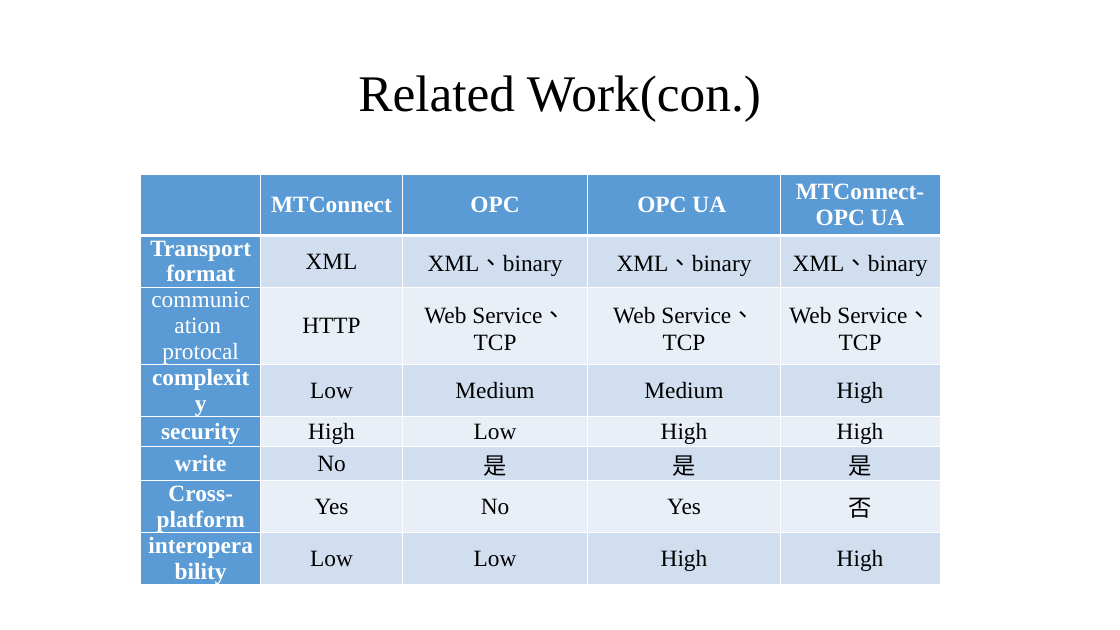
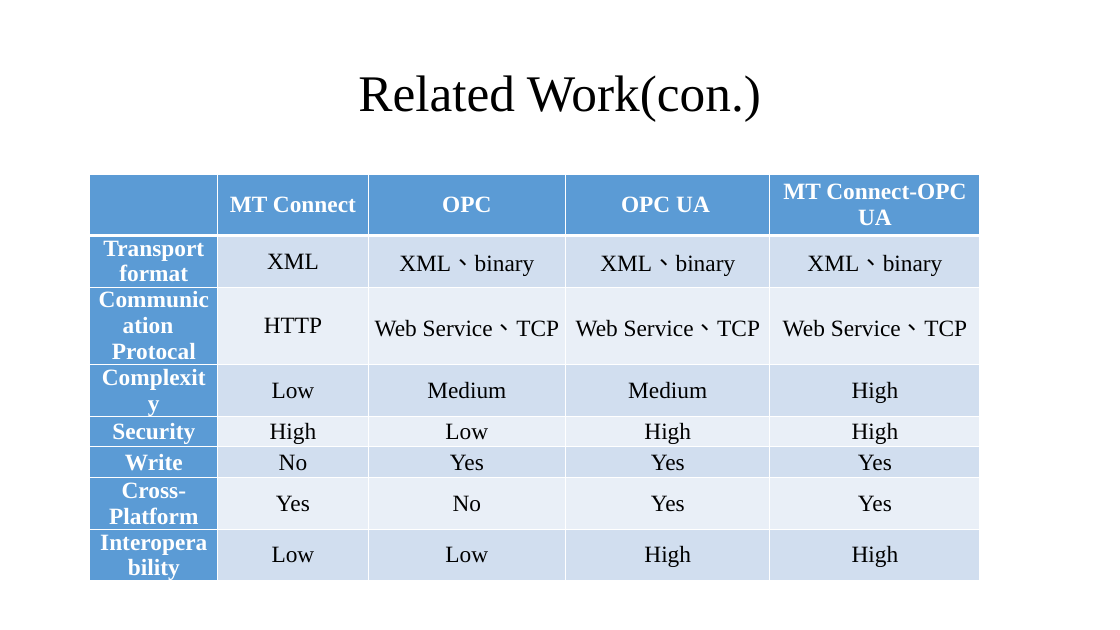
Before and after one commit to hrne/teach_java, a slide deck: slide 6 of 期末報告_英文.pptx. Drawn at 1120x630 pixels with LibreOffice and Linux fonts; fonts in the diff are those of the drawing. Boxes give left, top, right and bottom in pixels: in the first picture for what was removed or moved away, otherwise in the second. Text is boxed around its words. In the diff, an @@ line names an element or a change of style, - is before the commit and + after.

```diff
--- a/期末報告_英文.pptx
+++ b/期末報告_英文.pptx
@@ table at <box>90,175,980,579</box> @@
-row 1, column 2: MTConnect
+row 1, column 2: MT Connect
-row 1, column 5: MTConnect-OPC UA
+row 1, column 5: MT Connect-OPC UA
-row 3, column 1: communication protocal
+row 3, column 1: Communication / Protocal
-row 4, column 1: complexity
+row 4, column 1: Complexity
-row 5, column 1: security
+row 5, column 1: Security
-row 6: write | No | 是 | 是 | 是
+row 6: Write | No | Yes | Yes | Yes
-row 7, column 1: Cross-platform
+row 7, column 1: Cross-Platform
-row 7, column 5: 否
+row 7, column 5: Yes
-row 8, column 1: interoperability
+row 8, column 1: Interoperability
@@ table: place and size @@
-table at <box>140,175,939,605</box>
+table at <box>90,175,980,579</box>
```
Also in this commit, not shown: 6 other slides changed.
